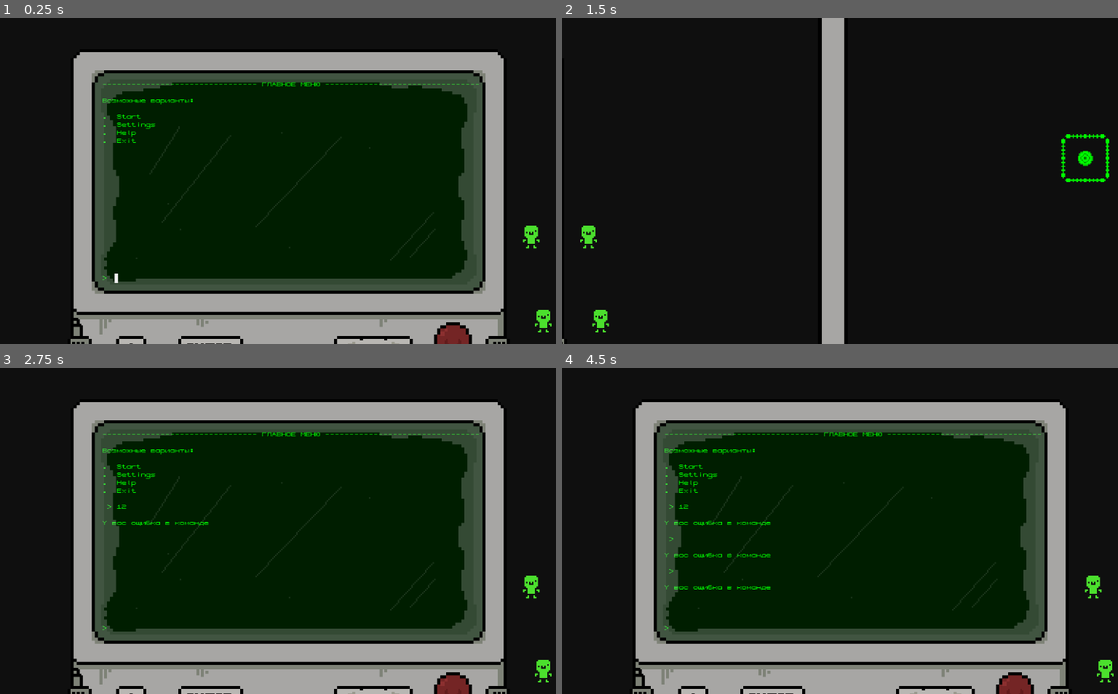
Above: before the commit, frames 1-4 (two rows, left to right).
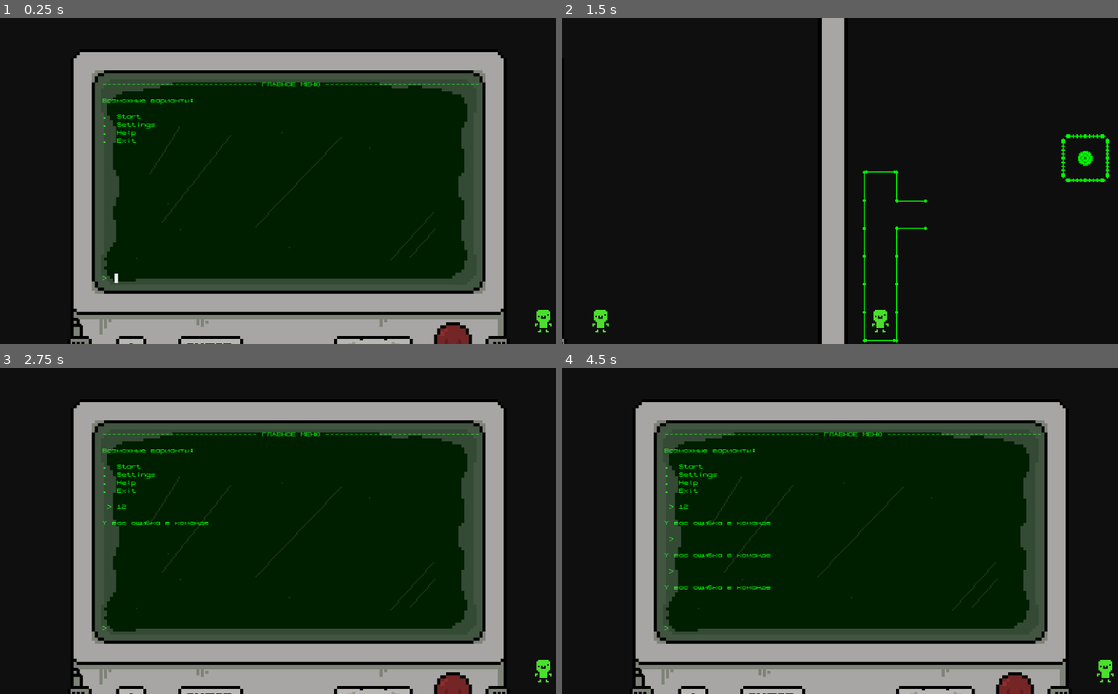
Above: after the commit, the same moments.

Repository: PurplePerpule/BotAdventure
Game: Godot game, scene res://scene/game.tscn
Same seed, same stepped clock (60 frames per second), same inputs: the game is played once before the commit and once after it.
Inputs (mouse positions are in pixels of both pictures, inside the frame that each line leads up to):
- Up to frame 1 (0.25 s): no input
- Up to frame 2 (1.5 s): click (862, 278) at 0.52 s; type "12" at 0.6 s; tap Enter at 1.25 s; hold Right (ui_right) from 1.28 s (still down)
- Up to frame 3 (2.75 s): tap Space at 2 s; release Right (ui_right) at 2.03 s
- Up to frame 4 (4.5 s): tap Enter at 2.75, 4.25 s; hold Right (ui_right) 2.78-4.28 s; tap Space at 3.5 s

The runs differ from the first frame. In frame 1, 0.1% of the frame differs, in the area x 93-98%, y 63-71%; in frame 2, 0.7%, in the area x 3-66%, y 46-100%; in frame 3, 0.1%; in frame 4, 0.1%.

Commit message:
pum pum pum

Diff:
--- a/data/game1.json
+++ b/data/game1.json
@@ -4,7 +4,7 @@
 		"exits" : {
 			"start" : {
 				"description" : " Start",
-				"destination" : "room1",
+				"destination" : "HelloRoom",
 			},
 			"settings" : {
 				"description" : " Settings",
@@ -25,16 +25,38 @@
 		"exits" : {
 			"up" : {
 				"description" : "Вверх",
-				"destination" : "room1"
+				"destination" : "Startmenu"
 			}
 		}
 	},
-	"room1": {
+	"HelloRoom": {
 		"intro" : "\n\n\n\n\n\n\n\n\n\n\n\n\n\n\n\n\n\n\n\n\n\n\n\nПриветствую вас в BotAdventure. В этой игре вы научитесь базовым аспектам программирования, но это не точно. И так, перейдем к обучению или сразу в бой?! ",
 		"exits" : {
-			"up" : {
-				"description" : "Вверх",
-				"destination" : "room1"
+			"next" : {
+				"description" : "Next",
+				"destination" : "StartInfoRoom"
+			}
+		}
+	},
+	"StartInfoRoom": {
+		"intro" : "\n\nПеред тем, как написать управляемого бота и применять свои знания на практике, нужно узнать и понять основы. Мы изучаем язык С++ - Широко используется для разработки программного обеспечения, являясь одним из самых популярных языков программирования. Область его применения включает создание операционных систем, разнообразных прикладных программ, драйверов устройств, приложений для встраиваемых систем, высокопроизводительных серверов, а также компьютерных игр.",
+		"exits" : {
+			"next" : {
+				"description" : "Next",
+				"destination" : "FirstLvl"
+			}
+		}
+	},
+	"FirstLvl": {
+		"intro" : "\n\n И так, начнем с того, что такое функция:
+			|	int main() {             |
+			|		return 0;            |
+			|	}                        |
+			Именно так выглядит самый простой код на С++. Здесь мы видим функцию с именем main(). В каждой программе должна быть как минимум эта функция. Она, как видно по имени, является главной. "                       ,
+		"exits" : {
+			"next" : {
+				"description" : "Next",
+				"destination" : "HelloRoom"
 			}
 		}
 	},
--- a/scene/game.tscn
+++ b/scene/game.tscn
@@ -1,12 +1,35 @@
-[gd_scene load_steps=8 format=3 uid="uid://o8shh7crkkv6"]
+[gd_scene load_steps=19 format=3 uid="uid://o8shh7crkkv6"]
 
 [ext_resource type="PackedScene" uid="uid://dy3qennxgfccw" path="res://scene/control.tscn" id="1_tro3t"]
 [ext_resource type="Texture2D" uid="uid://c34dj2ruf0ioj" path="res://graphics/computer_for_purple.png" id="2_0wfjh"]
 [ext_resource type="Script" path="res://script/Camera2D.gd" id="2_j0156"]
 [ext_resource type="Texture2D" uid="uid://x2pycpyyfjwx" path="res://graphics/secondcomputer_for_purple.png" id="4_3edaw"]
 [ext_resource type="PackedScene" uid="uid://d80anovd5nsu" path="res://scene/robot.tscn" id="5_e0eyj"]
+[ext_resource type="Script" path="res://script/RightWallsZone.gd" id="5_hc62i"]
 [ext_resource type="Texture2D" uid="uid://dbld3cxm0sjv3" path="res://graphics/mainpick.png" id="6_25auy"]
+[ext_resource type="Script" path="res://script/UpWallZone.gd" id="6_q3wbs"]
+[ext_resource type="Script" path="res://script/DownWall.gd" id="7_0w3qa"]
 [ext_resource type="Texture2D" uid="uid://c1gsb0vqmpbec" path="res://graphics/robot_for_purp.png" id="7_w2adc"]
+[ext_resource type="Script" path="res://script/LeftWallsZone.gd" id="8_jf0wj"]
+[ext_resource type="Texture2D" uid="uid://4jum54jtsbey" path="res://graphics/walls.png" id="9_f0aci"]
+
+[sub_resource type="RectangleShape2D" id="RectangleShape2D_ebhkq"]
+size = Vector2(40, 817.5)
+
+[sub_resource type="RectangleShape2D" id="RectangleShape2D_oqoxt"]
+size = Vector2(40, 1043.75)
+
+[sub_resource type="RectangleShape2D" id="RectangleShape2D_8ejqh"]
+size = Vector2(7, 227)
+
+[sub_resource type="RectangleShape2D" id="RectangleShape2D_7em6m"]
+size = Vector2(6, 64)
+
+[sub_resource type="RectangleShape2D" id="RectangleShape2D_5gxkt"]
+size = Vector2(6, 64)
+
+[sub_resource type="RectangleShape2D" id="RectangleShape2D_a52d1"]
+size = Vector2(7, 356)
 
 [node name="game" type="Node2D"]
 
@@ -41,6 +64,145 @@
 texture = ExtResource("4_3edaw")
 
 [node name="walls" type="Node2D" parent="."]
+position = Vector2(1468, 182)
+
+[node name="StaticBody2D" type="StaticBody2D" parent="walls"]
+
+[node name="CollisionShape2D" type="CollisionShape2D" parent="walls/StaticBody2D"]
+position = Vector2(-65, -19)
+shape = SubResource("RectangleShape2D_ebhkq")
+
+[node name="CollisionShape2D3" type="CollisionShape2D" parent="walls/StaticBody2D"]
+position = Vector2(939, -27)
+shape = SubResource("RectangleShape2D_ebhkq")
+
+[node name="CollisionShape2D2" type="CollisionShape2D" parent="walls/StaticBody2D"]
+position = Vector2(435.125, -447)
+rotation = 1.5708
+shape = SubResource("RectangleShape2D_oqoxt")
+
+[node name="CollisionShape2D4" type="CollisionShape2D" parent="walls/StaticBody2D"]
+position = Vector2(435, 394)
+rotation = 1.5708
+shape = SubResource("RectangleShape2D_oqoxt")
+
+[node name="Wallss zone" type="Node2D" parent="walls"]
+
+[node name="RightWall" type="Area2D" parent="walls/Wallss zone"]
+position = Vector2(60, -3)
+script = ExtResource("5_hc62i")
+
+[node name="CollisionShape2D" type="CollisionShape2D" parent="walls/Wallss zone/RightWall"]
+position = Vector2(-1.5, 213.5)
+shape = SubResource("RectangleShape2D_8ejqh")
+
+[node name="CollisionShape2D2" type="CollisionShape2D" parent="walls/Wallss zone/RightWall"]
+position = Vector2(-1, -63)
+shape = SubResource("RectangleShape2D_8ejqh")
+
+[node name="UpWall" type="Area2D" parent="walls/Wallss zone"]
+position = Vector2(20, -100)
+rotation = 1.5708
+script = ExtResource("6_q3wbs")
+
+[node name="CollisionShape2D" type="CollisionShape2D" parent="walls/Wallss zone/UpWall"]
+position = Vector2(-1, 0)
+shape = SubResource("RectangleShape2D_7em6m")
+
+[node name="DownWall" type="Area2D" parent="walls/Wallss zone"]
+position = Vector2(30, 322)
+rotation = 1.5708
+script = ExtResource("7_0w3qa")
+
+[node name="CollisionShape2D" type="CollisionShape2D" parent="walls/Wallss zone/DownWall"]
+position = Vector2(-1, 0)
+shape = SubResource("RectangleShape2D_5gxkt")
+
+[node name="LeftWall" type="Area2D" parent="walls/Wallss zone"]
+script = ExtResource("8_jf0wj")
+
+[node name="CollisionShape2D" type="CollisionShape2D" parent="walls/Wallss zone/LeftWall"]
+position = Vector2(-5.5, 146)
+shape = SubResource("RectangleShape2D_a52d1")
+
+[node name="Walls" type="Sprite2D" parent="walls"]
+position = Vector2(-4, 293)
+scale = Vector2(2, 2)
+texture = ExtResource("9_f0aci")
+
+[node name="Walls10" type="Sprite2D" parent="walls"]
+position = Vector2(27, -13)
+rotation = 1.5708
+scale = Vector2(2, 2)
+texture = ExtResource("9_f0aci")
+
+[node name="Walls13" type="Sprite2D" parent="walls"]
+position = Vector2(26, 322)
+rotation = 1.5708
+scale = Vector2(2, 2)
+texture = ExtResource("9_f0aci")
+
+[node name="Walls14" type="Sprite2D" parent="walls"]
+position = Vector2(88, 45)
+rotation = 1.5708
+scale = Vector2(2, 2)
+texture = ExtResource("9_f0aci")
+
+[node name="Walls15" type="Sprite2D" parent="walls"]
+position = Vector2(88, 99)
+rotation = 1.5708
+scale = Vector2(2, 2)
+texture = ExtResource("9_f0aci")
+
+[node name="Walls2" type="Sprite2D" parent="walls"]
+position = Vector2(60, 293)
+scale = Vector2(2, 2)
+texture = ExtResource("9_f0aci")
+
+[node name="Walls3" type="Sprite2D" parent="walls"]
+position = Vector2(-4, 237)
+scale = Vector2(2, 2)
+texture = ExtResource("9_f0aci")
+
+[node name="Walls4" type="Sprite2D" parent="walls"]
+position = Vector2(60, 237)
+scale = Vector2(2, 2)
+texture = ExtResource("9_f0aci")
+
+[node name="Walls5" type="Sprite2D" parent="walls"]
+position = Vector2(-4, 181)
+scale = Vector2(2, 2)
+texture = ExtResource("9_f0aci")
+
+[node name="Walls6" type="Sprite2D" parent="walls"]
+position = Vector2(60, 181)
+scale = Vector2(2, 2)
+texture = ExtResource("9_f0aci")
+
+[node name="Walls7" type="Sprite2D" parent="walls"]
+position = Vector2(-4, 126)
+scale = Vector2(2, 2)
+texture = ExtResource("9_f0aci")
+
+[node name="Walls8" type="Sprite2D" parent="walls"]
+position = Vector2(60, 126)
+scale = Vector2(2, 2)
+texture = ExtResource("9_f0aci")
+
+[node name="Walls9" type="Sprite2D" parent="walls"]
+position = Vector2(-4, 71)
+scale = Vector2(2, 2)
+texture = ExtResource("9_f0aci")
+
+[node name="Walls11" type="Sprite2D" parent="walls"]
+position = Vector2(-4, 15)
+scale = Vector2(2, 2)
+texture = ExtResource("9_f0aci")
+
+[node name="Walls12" type="Sprite2D" parent="walls"]
+position = Vector2(60, 15)
+scale = Vector2(2, 2)
+texture = ExtResource("9_f0aci")
 
 [node name="Mainpick" type="Sprite2D" parent="."]
 position = Vector2(1901, 141)
@@ -53,4 +215,4 @@
 texture = ExtResource("7_w2adc")
 
 [node name="robot" parent="." instance=ExtResource("5_e0eyj")]
-position = Vector2(918, 290)
+position = Vector2(1496, 457)
--- a/scene/robot.tscn
+++ b/scene/robot.tscn
@@ -1,10 +1,17 @@
-[gd_scene load_steps=4 format=3 uid="uid://d80anovd5nsu"]
+[gd_scene load_steps=9 format=3 uid="uid://d80anovd5nsu"]
 
 [ext_resource type="Texture2D" uid="uid://c1gsb0vqmpbec" path="res://graphics/robot_for_purp.png" id="1_nhdvw"]
 [ext_resource type="Script" path="res://scene/robotmovement.gd" id="1_r3qt4"]
+[ext_resource type="Script" path="res://script/RobotEmmit.gd" id="3_wk5d0"]
+[ext_resource type="Script" path="res://script/RobotEmmitDown.gd" id="4_xtx01"]
+[ext_resource type="Script" path="res://script/RobotEmmitLeft.gd" id="5_jyddn"]
+[ext_resource type="Script" path="res://script/RobotEmmitRight.gd" id="6_j5wpb"]
 
 [sub_resource type="RectangleShape2D" id="RectangleShape2D_yc4e5"]
-size = Vector2(20, 45)
+size = Vector2(20, 19)
+
+[sub_resource type="RectangleShape2D" id="RectangleShape2D_gramf"]
+size = Vector2(26, 5)
 
 [node name="robot" type="CharacterBody2D"]
 script = ExtResource("1_r3qt4")
@@ -14,5 +21,44 @@
 texture = ExtResource("1_nhdvw")
 
 [node name="CollisionShape2D" type="CollisionShape2D" parent="."]
-position = Vector2(-1, 7.5)
+position = Vector2(-1, 5.5)
 shape = SubResource("RectangleShape2D_yc4e5")
+
+[node name="RobotEmmitUp" type="Area2D" parent="."]
+script = ExtResource("3_wk5d0")
+
+[node name="CollisionShape2D4" type="CollisionShape2D" parent="RobotEmmitUp"]
+position = Vector2(-1, -17)
+rotation = 1.5708
+shape = SubResource("RectangleShape2D_gramf")
+
+[node name="RobotEmmitDown" type="Area2D" parent="."]
+script = ExtResource("4_xtx01")
+
+[node name="CollisionShape2D5" type="CollisionShape2D" parent="RobotEmmitDown"]
+position = Vector2(-1, 28)
+rotation = 1.5708
+shape = SubResource("RectangleShape2D_gramf")
+
+[node name="RobotEmmitLeft" type="Area2D" parent="."]
+script = ExtResource("5_jyddn")
+
+[node name="CollisionShape2D7" type="CollisionShape2D" parent="RobotEmmitLeft"]
+position = Vector2(-24, 6)
+shape = SubResource("RectangleShape2D_gramf")
+
+[node name="RobotEmmitRight" type="Area2D" parent="."]
+script = ExtResource("6_j5wpb")
+
+[node name="CollisionShape2D6" type="CollisionShape2D" parent="RobotEmmitRight"]
+position = Vector2(22, 6)
+shape = SubResource("RectangleShape2D_gramf")
+
+[connection signal="area_entered" from="RobotEmmitUp" to="RobotEmmitUp" method="_on_area_entered"]
+[connection signal="area_exited" from="RobotEmmitUp" to="RobotEmmitUp" method="_on_area_exited"]
+[connection signal="area_entered" from="RobotEmmitDown" to="RobotEmmitDown" method="_on_area_entered"]
+[connection signal="area_exited" from="RobotEmmitDown" to="RobotEmmitDown" method="_on_area_exited"]
+[connection signal="area_entered" from="RobotEmmitLeft" to="RobotEmmitLeft" method="_on_area_entered"]
+[connection signal="area_exited" from="RobotEmmitLeft" to="RobotEmmitLeft" method="_on_area_exited"]
+[connection signal="area_entered" from="RobotEmmitRight" to="RobotEmmitRight" method="_on_area_entered"]
+[connection signal="area_exited" from="RobotEmmitRight" to="RobotEmmitRight" method="_on_area_exited"]
--- a/scene/robotmovement.gd
+++ b/scene/robotmovement.gd
@@ -7,20 +7,20 @@
 func _physics_process(delta):
 	var input_vector = Vector2.ZERO
 
-	if Global.RobotMoveRight == true:
-		input_vector.x += 100
+	if Global.RobotMoveRight == true and Global.RightWalls == false:
+		input_vector.x += 475
 		await get_tree().create_timer(0.1).timeout
 		Global.RobotMoveRight = false
-	if Global.RobotMoveLeft == true:
-		input_vector.x -= 100
+	if Global.RobotMoveLeft == true and Global.LeftWalls == false:
+		input_vector.x -= 475
 		await get_tree().create_timer(0.1).timeout
 		Global.RobotMoveLeft = false
-	if Global.RobotMoveDown == true:
-		input_vector.y += 100
+	if Global.RobotMoveDown == true and Global.DownWalls == false:
+		input_vector.y += 475
 		await get_tree().create_timer(0.1).timeout
 		Global.RobotMoveDown = false
-	if Global.RobotMoveUp == true:
-		input_vector.y -= 100
+	if Global.RobotMoveUp == true and Global.UpWalls == false:
+		input_vector.y -= 475
 		await get_tree().create_timer(0.1).timeout
 		Global.RobotMoveUp = false
 
--- /dev/null
+++ b/scene/walls.tscn
@@ -0,0 +1,53 @@
+[gd_scene load_steps=8 format=3 uid="uid://vqgu0525obr5"]
+
+[ext_resource type="Texture2D" uid="uid://4jum54jtsbey" path="res://graphics/walls.png" id="1_4idvh"]
+[ext_resource type="Script" path="res://script/RightWallsZone.gd" id="1_euj7u"]
+[ext_resource type="Script" path="res://script/LeftWallsZone.gd" id="1_mxcu0"]
+[ext_resource type="Script" path="res://script/UpWallZone.gd" id="3_6kook"]
+[ext_resource type="Script" path="res://script/DownWall.gd" id="4_nv8n1"]
+
+[sub_resource type="RectangleShape2D" id="RectangleShape2D_4m6t4"]
+size = Vector2(6, 64)
+
+[sub_resource type="RectangleShape2D" id="RectangleShape2D_qpv6q"]
+size = Vector2(6, 64)
+
+[node name="walls" type="Node2D"]
+
+[node name="LeftWall" type="Area2D" parent="."]
+script = ExtResource("1_mxcu0")
+
+[node name="CollisionShape2D" type="CollisionShape2D" parent="LeftWall"]
+position = Vector2(-1, 0)
+shape = SubResource("RectangleShape2D_4m6t4")
+
+[node name="RightWall" type="Area2D" parent="."]
+script = ExtResource("1_euj7u")
+
+[node name="CollisionShape2D" type="CollisionShape2D" parent="RightWall"]
+position = Vector2(-1, 0)
+shape = SubResource("RectangleShape2D_4m6t4")
+
+[node name="UpWall" type="Area2D" parent="."]
+script = ExtResource("3_6kook")
+
+[node name="CollisionShape2D" type="CollisionShape2D" parent="UpWall"]
+position = Vector2(-1, 0)
+shape = SubResource("RectangleShape2D_4m6t4")
+
+[node name="DownWall" type="Area2D" parent="."]
+script = ExtResource("4_nv8n1")
+
+[node name="CollisionShape2D" type="CollisionShape2D" parent="DownWall"]
+position = Vector2(-1, 0)
+shape = SubResource("RectangleShape2D_4m6t4")
+
+[node name="StaticBody2D" type="StaticBody2D" parent="."]
+
+[node name="CollisionShape2D" type="CollisionShape2D" parent="StaticBody2D"]
+position = Vector2(-1, 0)
+shape = SubResource("RectangleShape2D_qpv6q")
+
+[node name="Sprite2D" type="Sprite2D" parent="."]
+scale = Vector2(2, 2)
+texture = ExtResource("1_4idvh")
--- /dev/null
+++ b/script/DownWall.gd
@@ -0,0 +1,2 @@
+extends Area2D
+class_name DownWallZone
--- a/script/GameDataProcessor.gd
+++ b/script/GameDataProcessor.gd
@@ -35,7 +35,30 @@
 	if action == InstructionSet.MOVE_DOWN:
 		var robot = ''
 		Global.RobotMoveDown = true
-		robot += ' '
+		robot += 'Бот пошел вниз'
+		return robot
+	if action == InstructionSet.MOVE_UP:
+		var robot = ''
+		if Global.UpWalls == false:
+			Global.RobotMoveUp = true
+			robot += 'Бот пошел вверх '
+		else:
+			robot += 'Бот: Обнаружена стена!'
+
+		return robot
+	if action == InstructionSet.MOVE_LEFT:
+		var robot = ''
+		if Global.LeftWalls == false:
+			Global.RobotMoveLeft = true
+			robot += 'Бот пошел Лево'
+		else:
+			robot += 'Бот: Обнаружена стена!'
+
+		return robot
+	if action == InstructionSet.MOVE_RIGHT:
+		var robot = ''
+		Global.RobotMoveRight = true
+		robot += 'Бот пошел право'
 		return robot
 	if action == InstructionSet.FANSHI:
 		var fantext = ''
@@ -45,7 +68,7 @@
 	if action == InstructionSet.HELP:
 		var helpText = ''
 		helpText += 'Помощь:' + "\n"
-		helpText += '- Охуеть, помощь ему еще нужна, а может нахуй пойти, а?' + "\n"
+		helpText += '- Помощь ему нужна, а может нет, а?' + "\n"
 		helpText += '- Ну ладно, стрелочка -> это передвижение камеры налево, ну типа лол. Там робот.' + "\n"
 		helpText += '- Чтобы роботом управлять, команды нужно писать.' + "\n"
 		helpText += '- Робот будет говорить тебе, что именно он видит, а ты должен вслепую находить выход из лабиринта, понял, да?' + "\n"
--- a/script/Global.gd
+++ b/script/Global.gd
@@ -5,3 +5,8 @@
 var RobotMoveDown = false
 var RobotMoveLeft = false
 var RobotMoveRight = false
+
+var LeftWalls = false
+var RightWalls = false
+var UpWalls = false
+var DownWalls = false
--- a/script/InstructionSet.gd
+++ b/script/InstructionSet.gd
@@ -18,7 +18,13 @@
 
 const MOVE_DOWN = "move_down"
 
-const UP = "up"
+const MOVE_UP = "move_up"
+
+const MOVE_RIGHT = "move_right"
+
+const MOVE_LEFT = "move_left"
+
+const NEXT = "next"
 
 const LEFT = "left"
 
--- /dev/null
+++ b/script/LeftWallsZone.gd
@@ -0,0 +1,2 @@
+extends Area2D
+class_name LeftWall
--- /dev/null
+++ b/script/RightWallsZone.gd
@@ -0,0 +1,2 @@
+extends Area2D
+class_name RightWall
--- /dev/null
+++ b/script/RobotEmmit.gd
@@ -0,0 +1,15 @@
+extends Area2D
+class_name RobotEmmit
+
+
+
+func _on_area_entered(area):
+	if area is UpWall:
+		Global.UpWalls = true
+		print('верх стена')
+
+
+
+func _on_area_exited(area):
+	if area is UpWall:
+		Global.UpWalls = false
--- /dev/null
+++ b/script/RobotEmmitDown.gd
@@ -0,0 +1,14 @@
+extends Area2D
+
+
+func _on_area_entered(area):
+	if area is DownWallZone:
+		Global.DownWalls = true
+		print('низ стена')
+
+
+
+
+func _on_area_exited(area):
+	if area is DownWallZone:
+		Global.DownWalls = false
--- /dev/null
+++ b/script/RobotEmmitLeft.gd
@@ -0,0 +1,14 @@
+extends Area2D
+
+
+func _on_area_entered(area):
+
+	if area is LeftWall:
+		Global.LeftWalls = true
+		print('лево стена')
+
+
+func _on_area_exited(area):
+
+	if area is LeftWall:
+		Global.LeftWalls = false
--- /dev/null
+++ b/script/RobotEmmitRight.gd
@@ -0,0 +1,15 @@
+extends Area2D
+
+func _on_area_entered(area):
+
+	if area is RightWall:
+		Global.RightWalls = true
+		print('право стена')
+
+
+
+
+func _on_area_exited(area):
+
+	if area is RightWall:
+		Global.RightWalls = false
--- a/script/TextParser.gd
+++ b/script/TextParser.gd
@@ -7,8 +7,14 @@
 # Parse a given input string into an instruction.
 func parse(text):
 	match text:
-		'movedown':
+		'Move.Down':
 			return InstructionSet.MOVE_DOWN
+		'Move.Up':
+			return InstructionSet.MOVE_UP
+		'Move.Right':
+			return InstructionSet.MOVE_RIGHT
+		'Move.Left':
+			return InstructionSet.MOVE_LEFT
 		'settings':
 			return InstructionSet.SETTINGS
 		'start':
@@ -19,10 +25,10 @@
 			return InstructionSet.DOWN
 		'down':
 			return InstructionSet.DOWN
-		'Up':
-			return InstructionSet.UP
-		'up':
-			return InstructionSet.UP
+		'Next':
+			return InstructionSet.NEXT
+		'next':
+			return InstructionSet.NEXT
 		'Left':
 			return InstructionSet.LEFT
 		'left':
--- /dev/null
+++ b/script/UpWallZone.gd
@@ -0,0 +1,2 @@
+extends Area2D
+class_name UpWall
--- /dev/null
+++ b/script/WallsZone.gd
@@ -0,0 +1,2 @@
+extends Area2D
+class_name Walls
